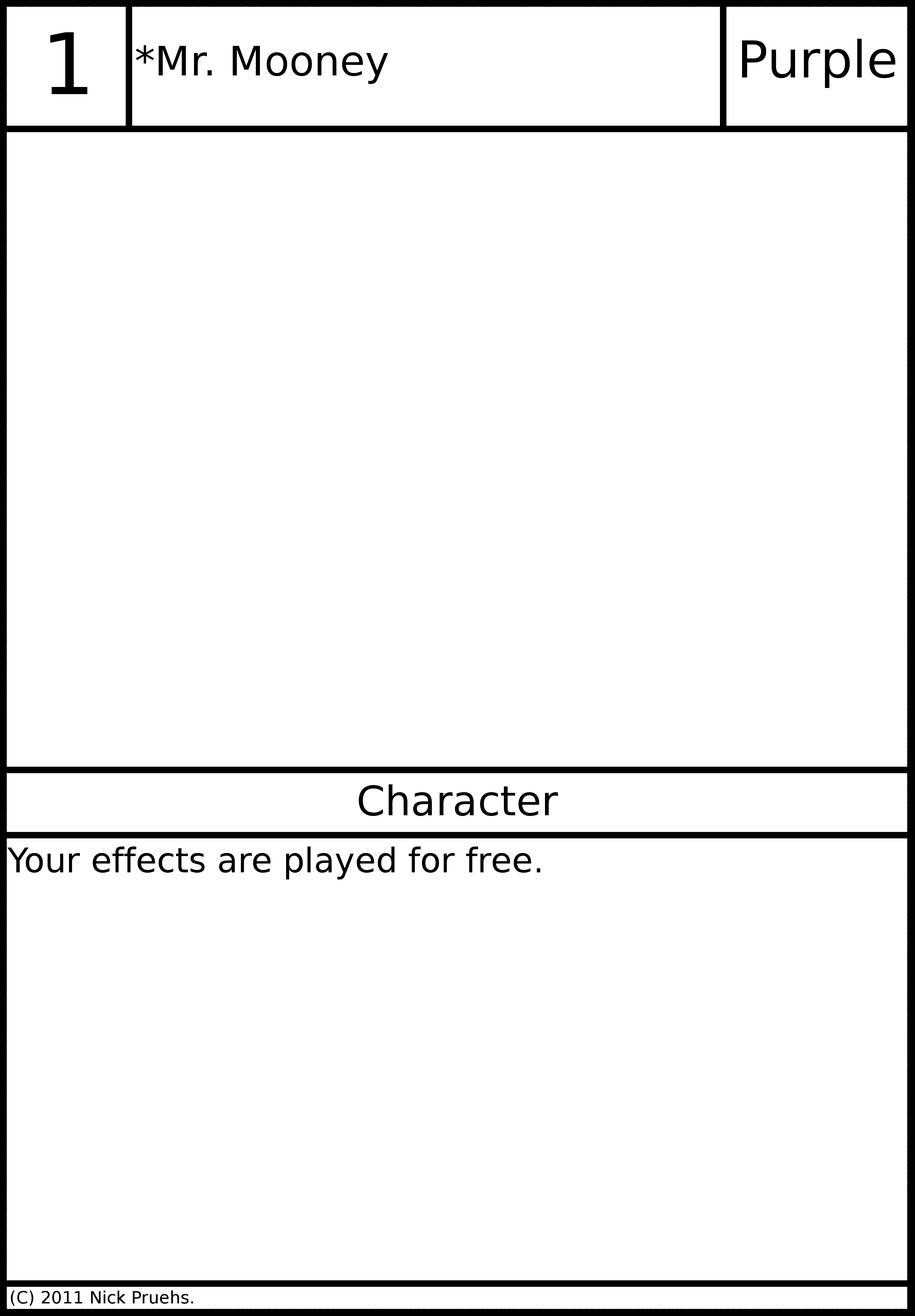
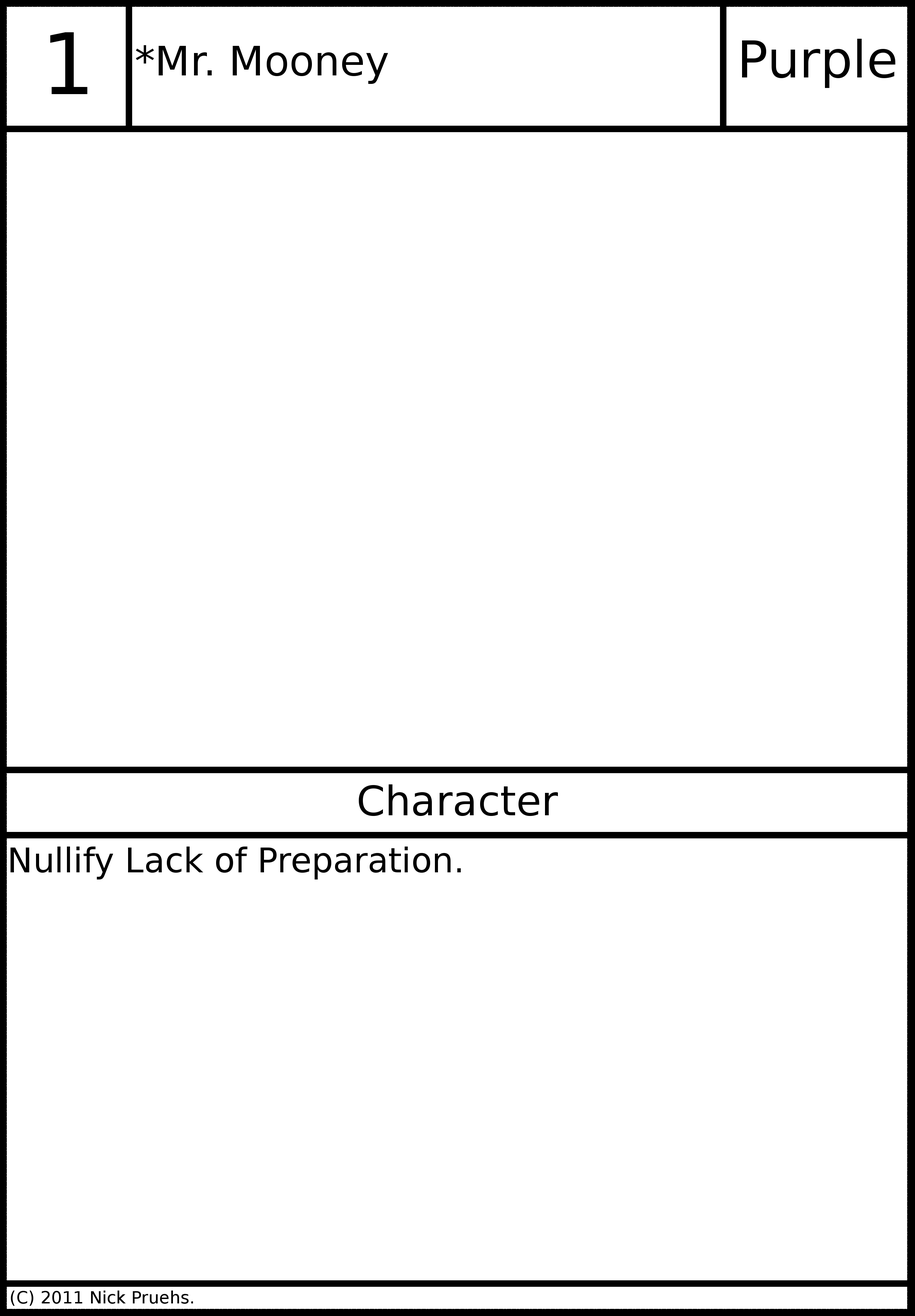
Layers edited between the first and the second (915, 1316) image:
painted on "Card Text" over [7, 846, 541, 880]
